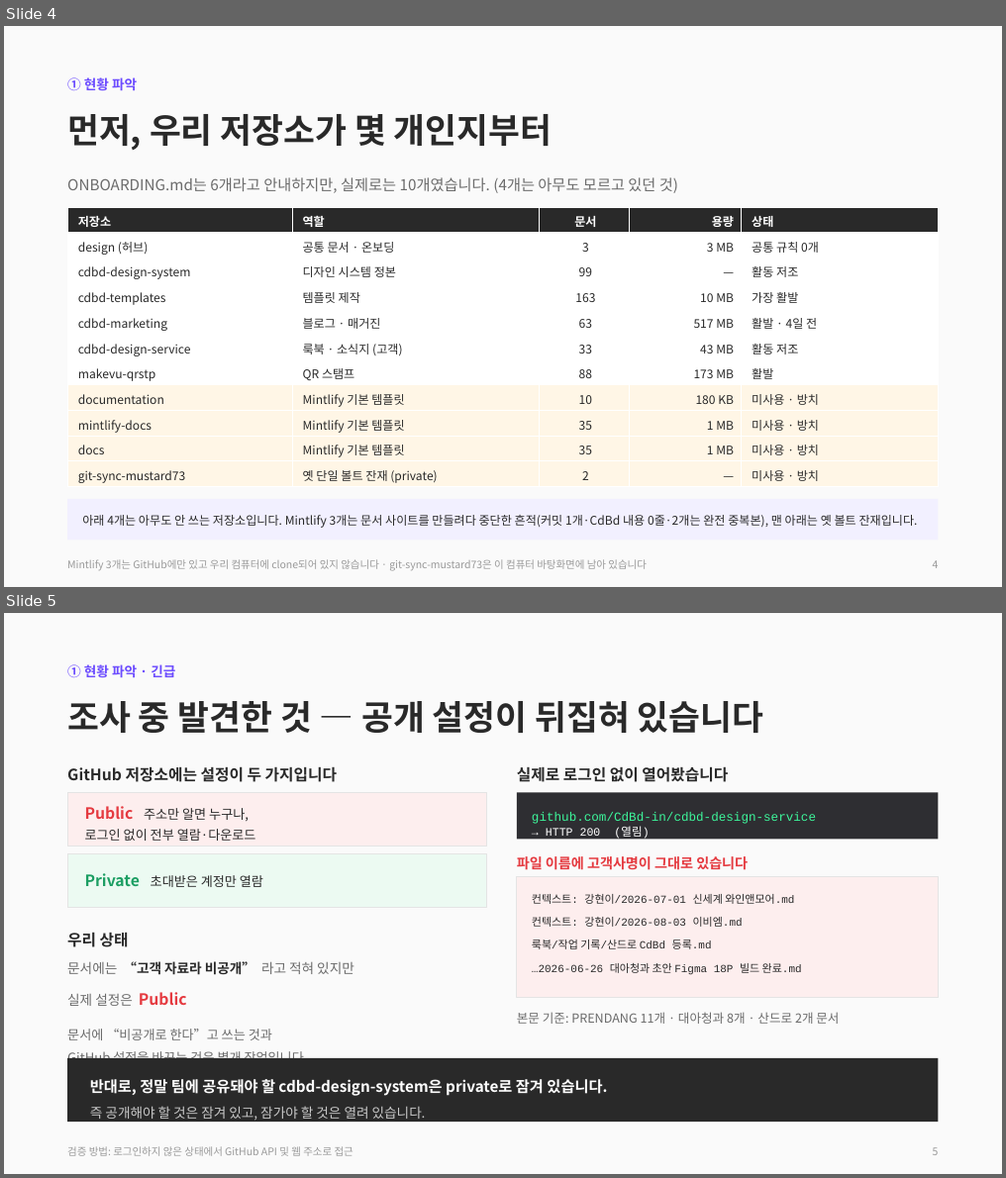
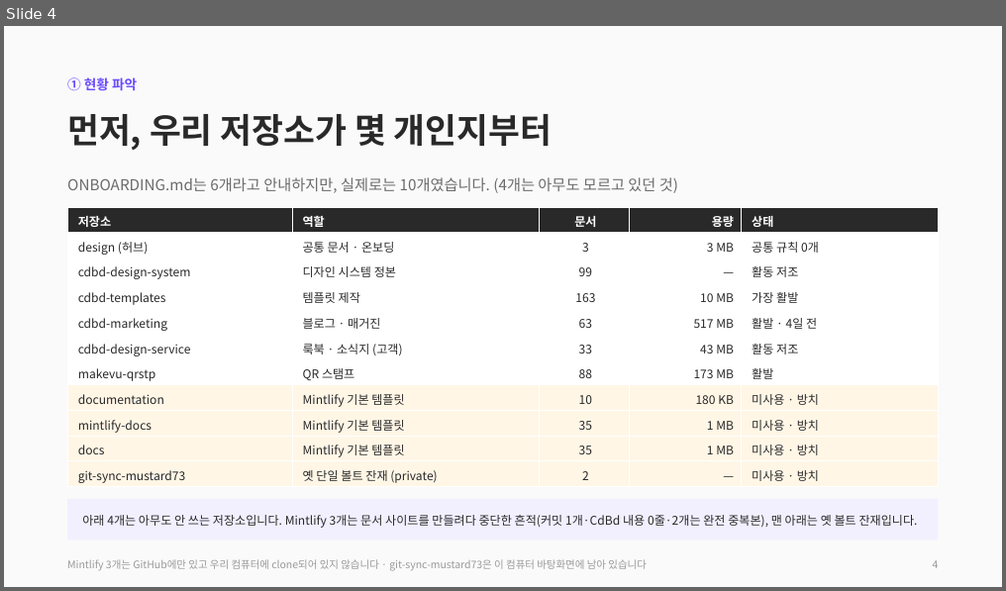
Before and after one commit to CdBd-in/design, a slide deck: CdBd 문서 체계 진단 및 개편 제안.pptx. Shown one above the other, each under a label of ours: slides 4 and 5 before the commit, slide 4 after it. The pictures are 1006x1178 and 1006x591 pixels, drawn with LibreOffice and Linux fonts; fonts in the diff are those of the drawing. Boxes give left, top, right and bottom in pixels: in the first picture for what was removed or moved away, otherwise in the second. Text is boxed around its words. In the diff, an @@ line names an element or a change of style, - is before the commit and + after.

```diff
--- a/CdBd 문서 체계 진단 및 개편 제안.pptx
+++ b/CdBd 문서 체계 진단 및 개편 제안.pptx
@@ slide 5 removed at (x1=4, y1=613, x2=1002, y2=1174), background #FFFFFF @@
@@ rectangle removed at (x1=4, y1=613, x2=1002, y2=1174) @@
@@ text removed at (x1=67, y1=664, x2=175, y2=677) @@
-① 현황 파악 · 긴급
@@ text removed at (x1=67, y1=701, x2=763, y2=733) @@
-조사 중 발견한 것 — 공개 설정이 뒤집혀 있습니다
@@ text removed at (x1=67, y1=766, x2=337, y2=782) @@
-GitHub 저장소에는 설정이 두 가지입니다
@@ text removed at (x1=517, y1=766, x2=728, y2=782) @@
-실제로 로그인 없이 열어봤습니다
@@ rectangle removed at (x1=67, y1=792, x2=487, y2=847) @@
@@ text removed at (x1=85, y1=806, x2=256, y2=841) @@
-Public 주소만 알면 누구나,
-로그인 없이 전부 열람·다운로드
@@ rectangle removed at (x1=517, y1=792, x2=939, y2=839) @@
@@ text removed at (x1=532, y1=812, x2=816, y2=824) @@
-github.com/CdBd-in/cdbd-design-service
@@ text removed at (x1=546, y1=827, x2=648, y2=839) @@
-→ HTTP 200 (열림)
@@ rectangle removed at (x1=67, y1=854, x2=487, y2=908) @@
@@ text removed at (x1=85, y1=873, x2=263, y2=887) @@
-Private 초대받은 계정만 열람
@@ text removed at (x1=517, y1=857, x2=747, y2=870) @@
-파일 이름에 고객사명이 그대로 있습니다
@@ rectangle removed at (x1=517, y1=876, x2=939, y2=998) @@
@@ text removed at (x1=532, y1=894, x2=802, y2=975) @@
-컨텍스트: 강현이/2026-07-01 신세계 와인앤모어.md
-컨텍스트: 강현이/2026-08-03 이비엠.md
-룩북/작업 기록/산드로 CdBd 등록.md
-…2026-06-26 대아청과 초안 Figma 18P 빌드 완료.md
@@ text removed at (x1=67, y1=932, x2=129, y2=948) @@
-우리 상태
@@ text removed at (x1=67, y1=961, x2=354, y2=1090) @@
-문서에는 “고객 자료라 비공개” 라고 적혀 있지만
-실제 설정은 Public
-문서에 “비공개로 한다”고 쓰는 것과
-GitHub 설정을 바꾸는 것은 별개 작업입니다.
-의도만 적히고 설정은 그대로 남은 것으로 보입니다.
@@ text removed at (x1=517, y1=1012, x2=839, y2=1024) @@
-본문 기준: PRENDANG 11개 · 대아청과 8개 · 산드로 2개 문서
@@ rectangle removed at (x1=67, y1=1059, x2=939, y2=1122) @@
@@ text removed at (x1=90, y1=1077, x2=607, y2=1123) @@
-반대로, 정말 팀에 공유돼야 할 cdbd-design-system은 private로 잠겨 있습니다.
-즉 공개해야 할 것은 잠겨 있고, 잠가야 할 것은 열려 있습니다.
@@ text removed at (x1=67, y1=1147, x2=353, y2=1157) @@
-검증 방법: 로그인하지 않은 상태에서 GitHub API 및 웹 주소로 접근
@@ text removed at (x1=933, y1=1148, x2=939, y2=1156) @@
-5
```
Also in this commit, not shown: 17 slides changed, 4 other slides removed, 1 other file.
